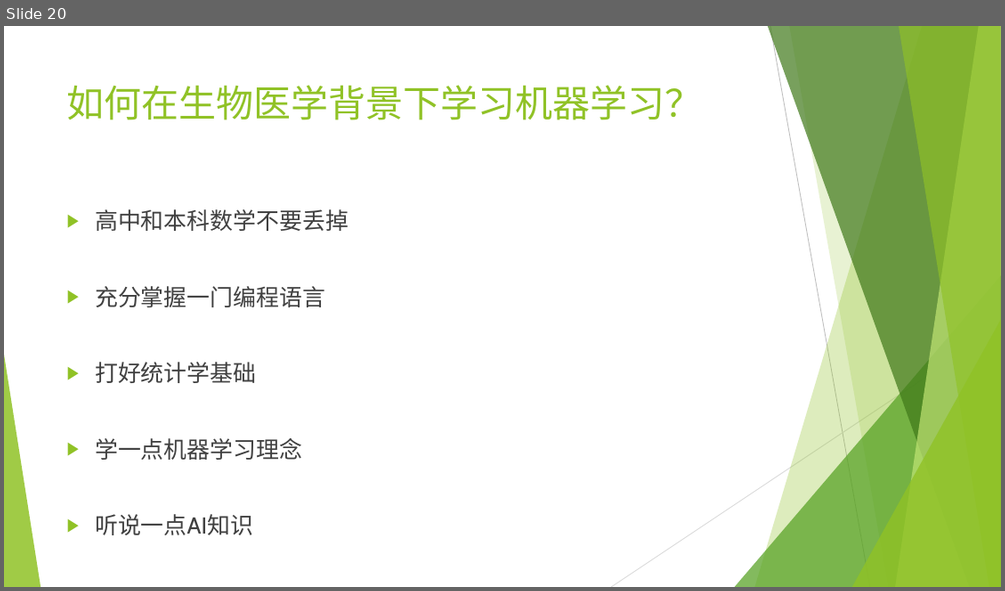
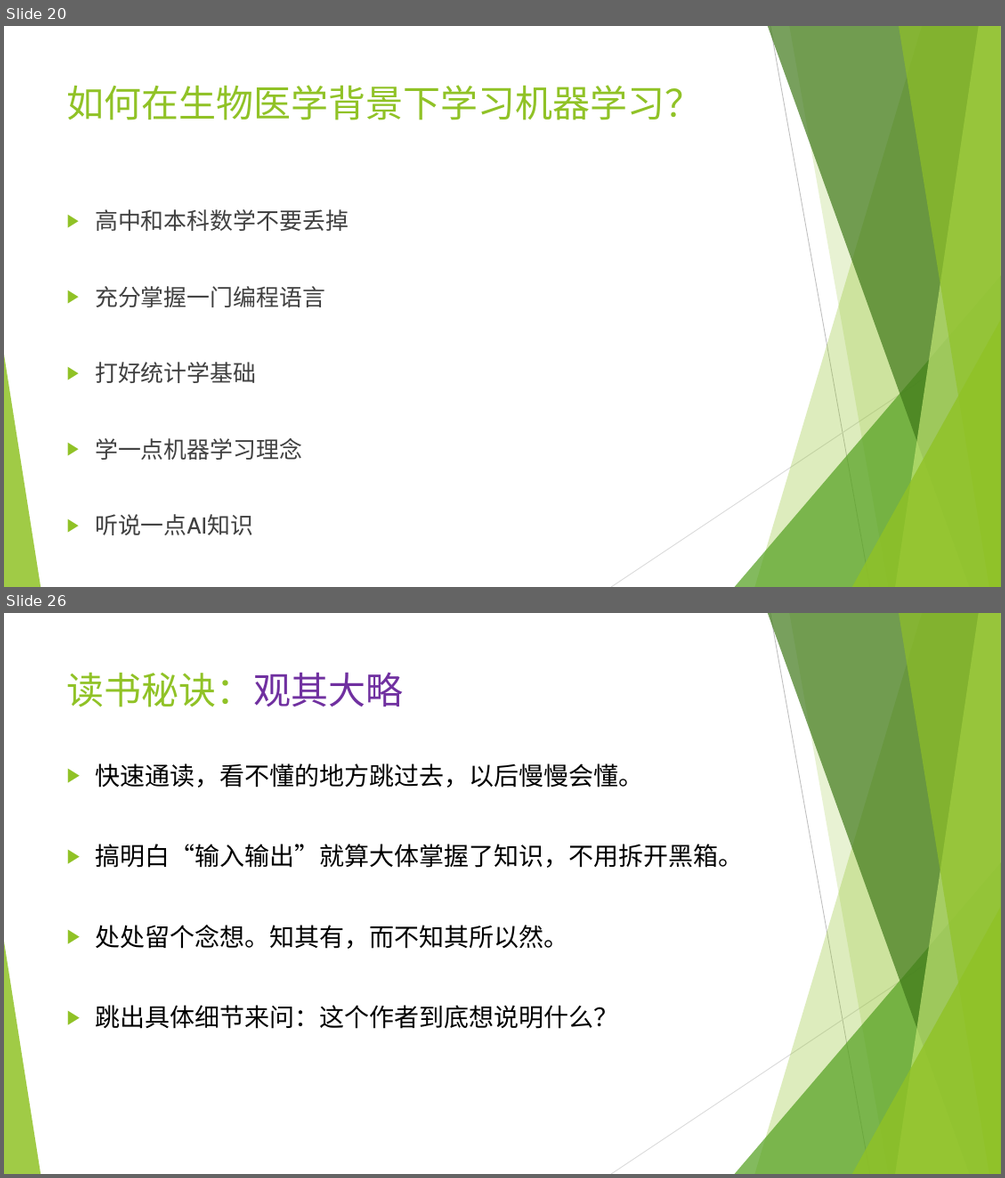
Before and after one commit to wangyi-fudan/BIOL130173, a slide deck: 0_why_and_how.pptx. Shown one above the other, each under a label of ours: slide 20 before the commit, slides 20 and 26 after it; the slides between them are not shown. The pictures are 1005x591 and 1005x1178 pixels, drawn with LibreOffice and Linux fonts; fonts in the diff are those of the drawing. Boxes give left, top, right and bottom in pixels: in the first picture for what was removed or moved away, otherwise in the second. Text is boxed around its words. In the diff, an @@ line names an element or a change of style, - is before the commit and + after.

```diff
--- a/0_why_and_how.pptx
+++ b/0_why_and_how.pptx
@@ slide 26 added at (4, 613, 1001, 1174), background #FFFFFF; not listed: 10 template elements that a slide beside it also shows @@
@@ title added at (67, 672, 404, 707), 36 pt, text #90C226 @@
+读书秘诀：观其大略
@@ text added at (95, 763, 743, 1029), 24 pt, text #000000 @@
+▶ 快速通读，看不懂的地方跳过去，以后慢慢会懂。
+▶ 搞明白“输入输出”就算大体掌握了知识，不用拆开黑箱。
+▶ 处处留个念想。知其有，而不知其所以然。
+▶ 跳出具体细节来问：这个作者到底想说明什么？
```
Also in this commit, not shown: 2 slides changed, 8 other slides added.
